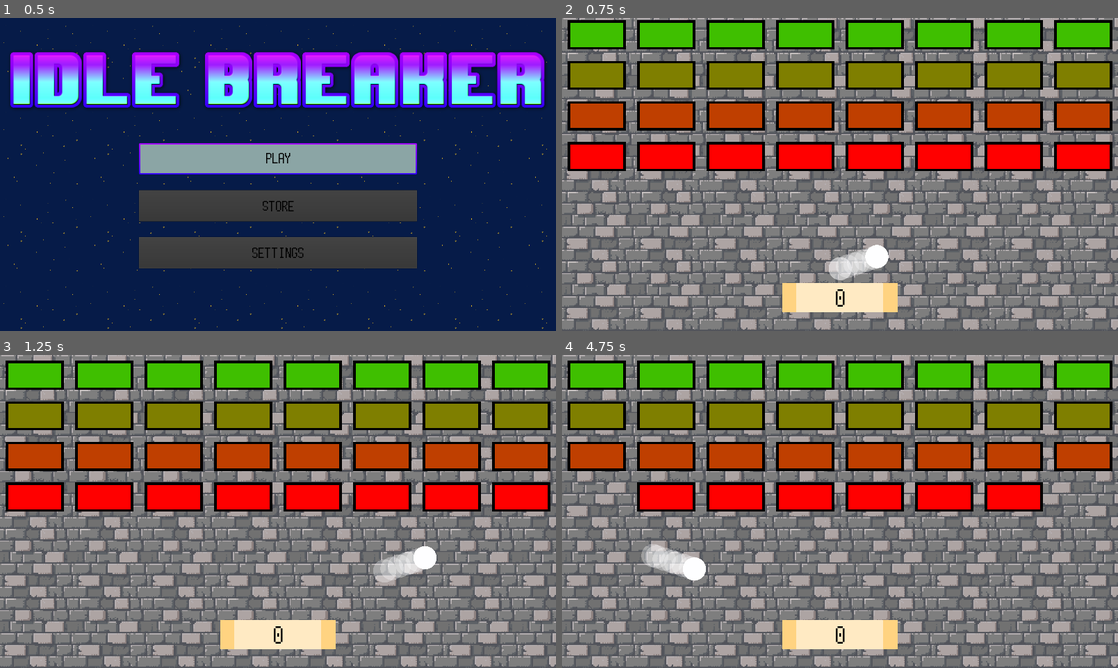
Above: before the commit, frames 1-4 (two rows, left to right).
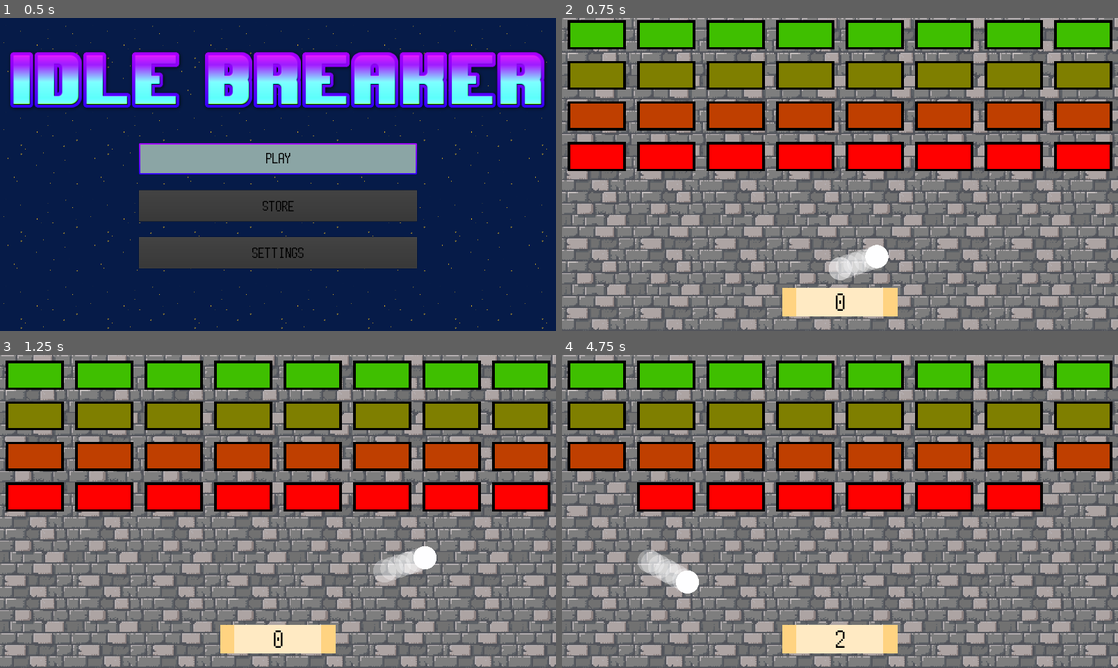
Above: after the commit, the same moments.

Repository: Thallium204/Breakout
Game: Godot game, scene res://Scenes/Menu.tscn
Two runs of this game, one before a commit and one after it. Both use one fixed random seed, a clock stepped at 60 frames per second and the inputs below. Sound files missing from this copy of the repository are replaced by a short silence.
Inputs (mouse positions are in pixels of both pictures, inside the frame that each line leads up to):
- Up to frame 1 (0.5 s): no input
- Up to frame 2 (0.75 s): click "Play" at 0.5 s
- Up to frame 3 (1.25 s): no input
- Up to frame 4 (4.75 s): move the mouse to (962, 495) at 1.27 s; move the mouse to (728, 527) at 2.02 s; move the mouse to (895, 442) at 2.77 s; move the mouse to (812, 574) at 3.52 s; move the mouse to (1006, 558) at 4.27 s

Frame 1 is identical in both runs. In frame 2, 0.7% of the frame differs, in the area x 39-61%, y 84-96%; in frame 3, 0.7%; in frame 4, 1.6%, in the area x 13-61%, y 60-96%.

Commit message:
added updated Bar

Diff:
--- a/Scenes/Game.tscn
+++ b/Scenes/Game.tscn
@@ -52,8 +52,10 @@
 stream = ExtResource( 3 )
 autoplay = true
 
-[node name="objBar" parent="." instance=ExtResource( 5 )]
-position = Vector2( 760, 915.24 )
+[node name="objBar" parent="." groups=[
+"updateCoins",
+] instance=ExtResource( 5 )]
+position = Vector2( 760, 930 )
 
 [node name="objBall" parent="." instance=ExtResource( 4 )]
 position = Vector2( 960.578, 864.843 )
--- /dev/null
+++ b/Scripts/Globals.gd
@@ -0,0 +1,3 @@
+extends Node
+
+var score = 0
--- a/Scripts/objBall.gd
+++ b/Scripts/objBall.gd
@@ -20,6 +20,8 @@
 
 		#if we are colliding with the brick
 		if "objBrick" in collision_info.collider.name:
+			Globals.score += collision_info.collider.value
+			get_tree().call_group("updateCoins", "updateUI")
 			collision_info.collider.queue_free()
 			speed += 0.1
 			get_node("sndBounce").play()
--- a/Scripts/objBar.gd
+++ b/Scripts/objBar.gd
@@ -3,3 +3,6 @@
 func _input(event):
 	if event is InputEventScreenDrag:
 		move_and_collide(Vector2(event.relative.x, 0))
+
+func updateUI():
+	$labCoins.text = str(Globals.score)
--- a/project.godot
+++ b/project.godot
@@ -19,6 +19,10 @@
 run/main_scene="res://Scenes/Menu.tscn"
 config/icon="res://icon.png"
 
+[autoload]
+
+Globals="*res://Scripts/Globals.gd"
+
 [display]
 
 window/size/width=1920
